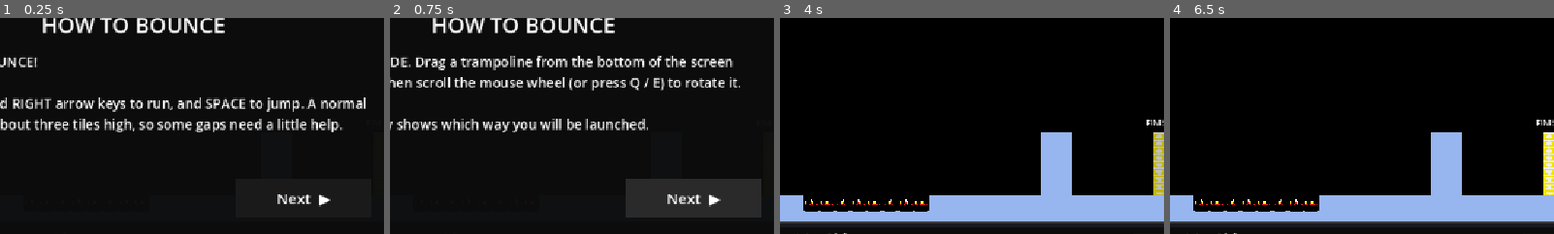
Above: before the commit, frames 1-4 (left to right).
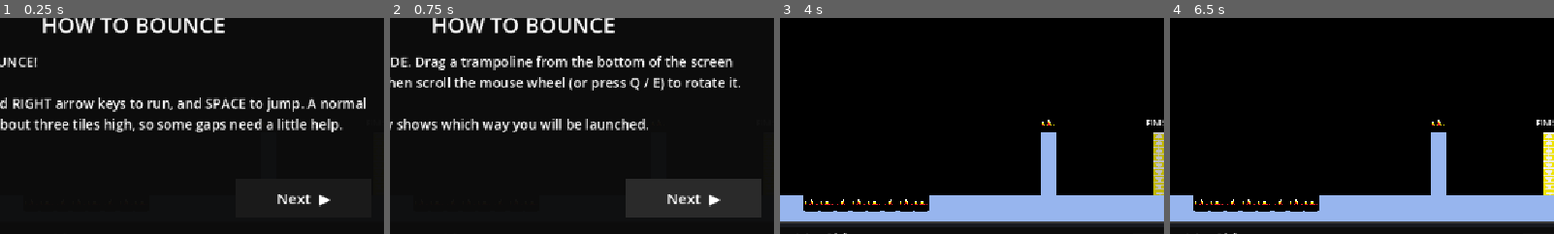
Above: after the commit, the same moments.

Repository: arsenal4eva/bounce
Game: Godot game, scene res://level_0.tscn
Same seed, same stepped clock (60 frames per second), same inputs: the game is played once before the commit and once after it. This scene is started directly instead of the project's main scene.
Inputs (mouse positions are % of the whole screen's width and height, from its top left):
- Up to frame 1 (0.25 s): no input
- Up to frame 2 (0.75 s): click "Next ▶" at 0.5 s
- Up to frame 3 (4 s): click "Next ▶" at 1.25 s; click (5, 86) at 2.02 s; click (11, 86) at 2.77 s; tap Enter (ui_accept) at 3.5, 3.77 s; move the mouse to (72, 45) at 3.52 s; hold Right (ui_right) from 3.53 s (still down); tap Q at 3.6 s; click (72, 45) at 3.67 s
- Up to frame 4 (6.5 s): release Right (ui_right) at 4.25 s; tap Enter (ui_accept) at 4.25, 5, 5.75 s; drag from (30, 55) to (41, 71) at 4.27 s; move the mouse to (60, 28) at 5.02 s; hold Left (ui_left) 5.03-5.75 s; tap Delete at 5.1 s; drag from (45, 70) to (20, 35) at 5.77 s
The pictures show only the part of the screen within x 33-83%, y 28-78%; the shares and areas given below are measured in that part.

The runs differ from the first frame. In frame 3, 1.2% of the frame differs, in the area x 68-77%, y 47-83%; in frame 4, 1.2%.

Commit message:
updated solid-spike function

Diff:
--- a/game/level_0.tscn
+++ b/game/level_0.tscn
@@ -1,7 +1,7 @@
-[gd_scene load_steps=2 format=3]
+[gd_scene format=3 uid="uid://do44lj32ktnfb"]
 
-[ext_resource type="Script" path="res://level.gd" id="1_level"]
+[ext_resource type="Script" uid="uid://dasjed8hjtq65" path="res://level.gd" id="1_level"]
 
-[node name="level_0" type="Node2D"]
+[node name="level_0" type="Node2D" unique_id=403153767]
 script = ExtResource("1_level")
 level_number = 0
--- a/game/level_data.gd
+++ b/game/level_data.gd
@@ -54,9 +54,9 @@
 	skibidi["solids"].append(Rect2i(a, b, c, d))
 
 
-static func _solid_spike(skibidi: Dictionary, a: int, b: int, c: int, d: int) -> void:
+static func _solid_spike(skibidi: Dictionary, a: int, b: int, c: int, d: int, e:int) -> void:
 	_solid(skibidi,a,b,c,d)
-	_spike(skibidi,a,2*d-1,"up")
+	_spike(skibidi,a,e,"up")
 
 
 static func _spike(skibidi: Dictionary, a: int, b: int, c: String = "up") -> void:
@@ -101,7 +101,7 @@
 	_solid(skibidi, 0, 14, 9, 1)
 	_solid(skibidi, 17, 14, 15, 1)
 	_spike_row(skibidi, 9, 14, 8, "up")
-	_solid(skibidi, 24, 10, 2, 4)
+	_solid_spike(skibidi, 24, 10, 1, 4, 9)
 	return skibidi
 
 
@@ -177,8 +177,8 @@
 	_solid(skibidi, 37, 23, 8, 1)
 	_spike_row(skibidi, 37, 22, 8, "up")
 	_solid(skibidi, 45, 20, 11, 4)
-	_solid_spike(skibidi, 18, 16, 1, 8)
-	_solid_spike(skibidi, 37, 16, 1, 8)
+	_solid_spike(skibidi, 18, 16, 1, 8,15)
+	_solid_spike(skibidi, 37, 16, 1, 8,15)
 	_wall(skibidi, 22, 19, 4, 1, 70.0)
 	_wall(skibidi, 29, 19, 3, -1, 90.0)
 	_ball(skibidi, 27, 19)
